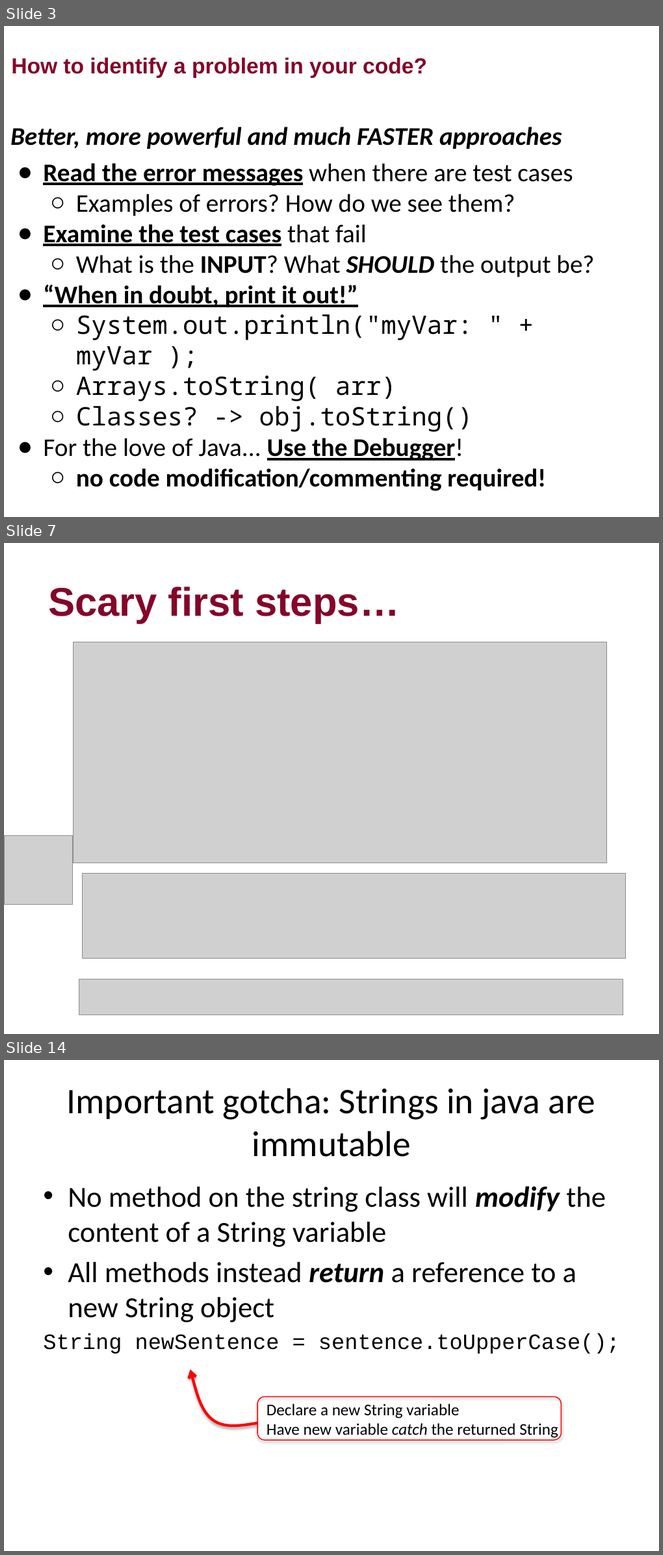
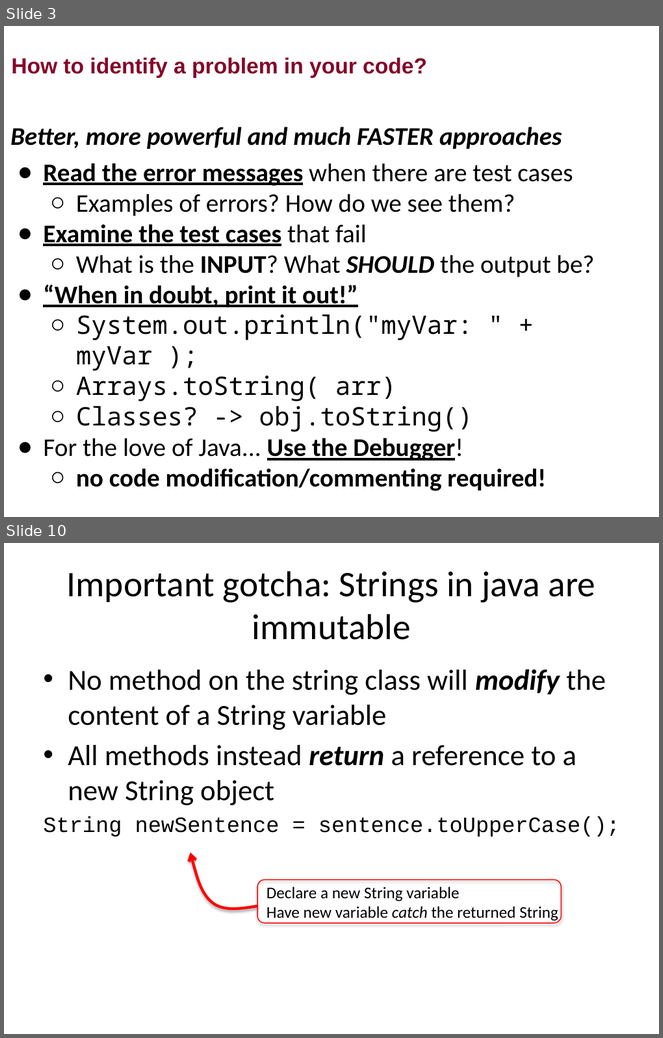
Before and after one commit to RHIT-CSSE/csse220, a slide deck: ClassMaterials/MapsAndObjectIntro/Slides/Part5-UsingDebugger.pptx. Shown one above the other, each under a label of ours: slides 3, 7 and 14 before the commit, slides 3 and 10 after it; the slides between them are not shown. The pictures are 663x1555 and 663x1038 pixels, drawn with LibreOffice and Linux fonts; fonts in the diff are those of the drawing; grey boxes stand for pictures. Boxes give left, top, right and bottom in pixels: in the first picture for what was removed or moved away, otherwise in the second. Text is boxed around its words. In the diff, an @@ line names an element or a change of style, - is before the commit and + after.

```diff
--- a/ClassMaterials/MapsAndObjectIntro/Slides/Part5-UsingDebugger.pptx
+++ b/ClassMaterials/MapsAndObjectIntro/Slides/Part5-UsingDebugger.pptx
@@ slide 7 removed at <box>4,543,659,1034</box>, background #FFFFFF @@
@@ title removed at <box>48,587,399,624</box> @@
-Scary first steps…
@@ picture removed at <box>73,642,607,863</box> @@
@@ picture removed at <box>4,836,73,904</box> @@
@@ picture removed at <box>82,873,626,958</box> @@
@@ picture removed at <box>79,980,623,1016</box> @@
@@ what was slide 14 is now slide 10 @@
```
Also in this commit, not shown: 7 slides changed, 3 other slides removed, 3 other files.
